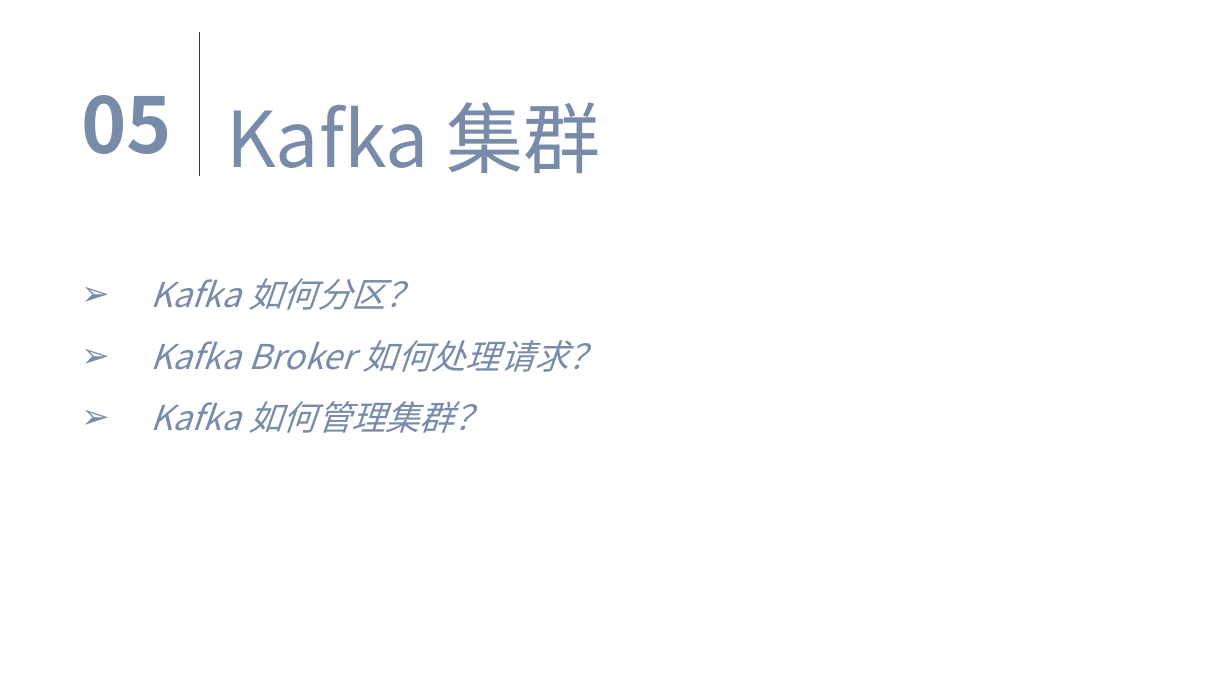
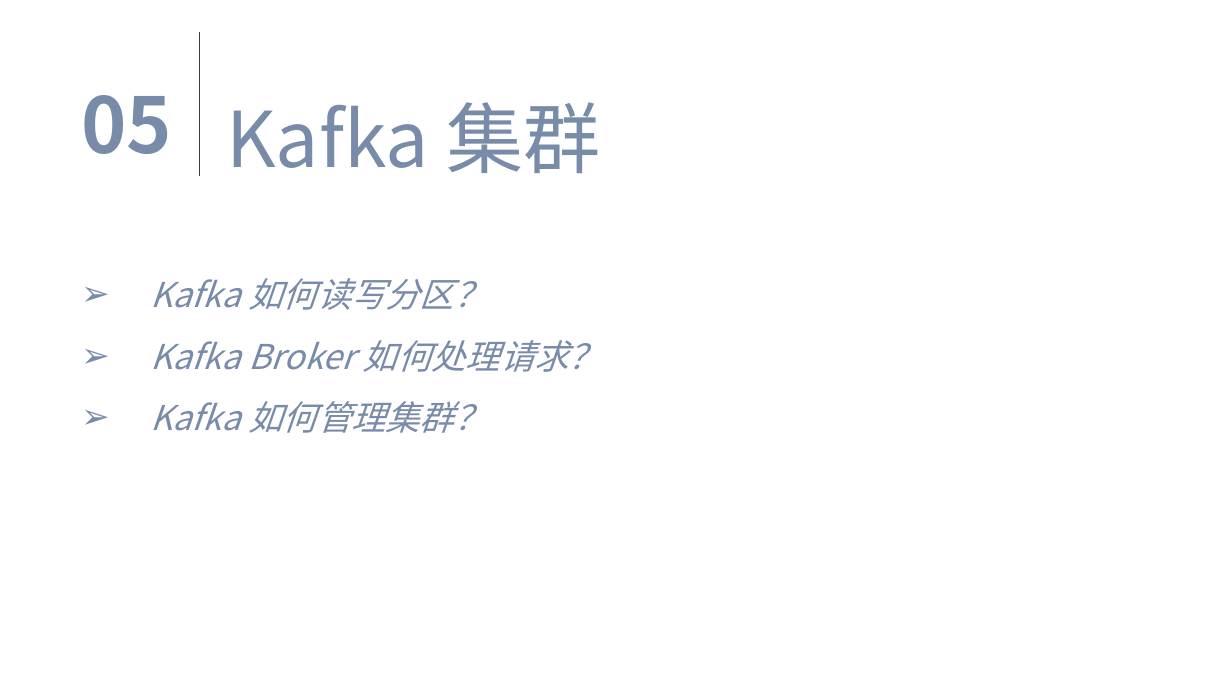
Before and after one commit to dunwu/bigdata-tutorial, a slide deck: slide 25 of assets/kafka/kafka.pptx. Drawn at 1232x693 pixels with LibreOffice and Linux fonts; fonts in the diff are those of the drawing; background and template pictures are left out. Boxes give left, top, right and bottom in pixels: in the first picture for what was removed or moved away, otherwise in the second. Text is boxed around its words. In the diff, an @@ line names an element or a change of style, - is before the commit and + after.

```diff
--- a/assets/kafka/kafka.pptx
+++ b/assets/kafka/kafka.pptx
@@ text at [150,278,488,310]: text changed @@
-➢ Kafka 如何分区？
+➢ Kafka 如何读写分区？
```
Also in this commit, not shown: 18 other slides changed, 2 other files.
